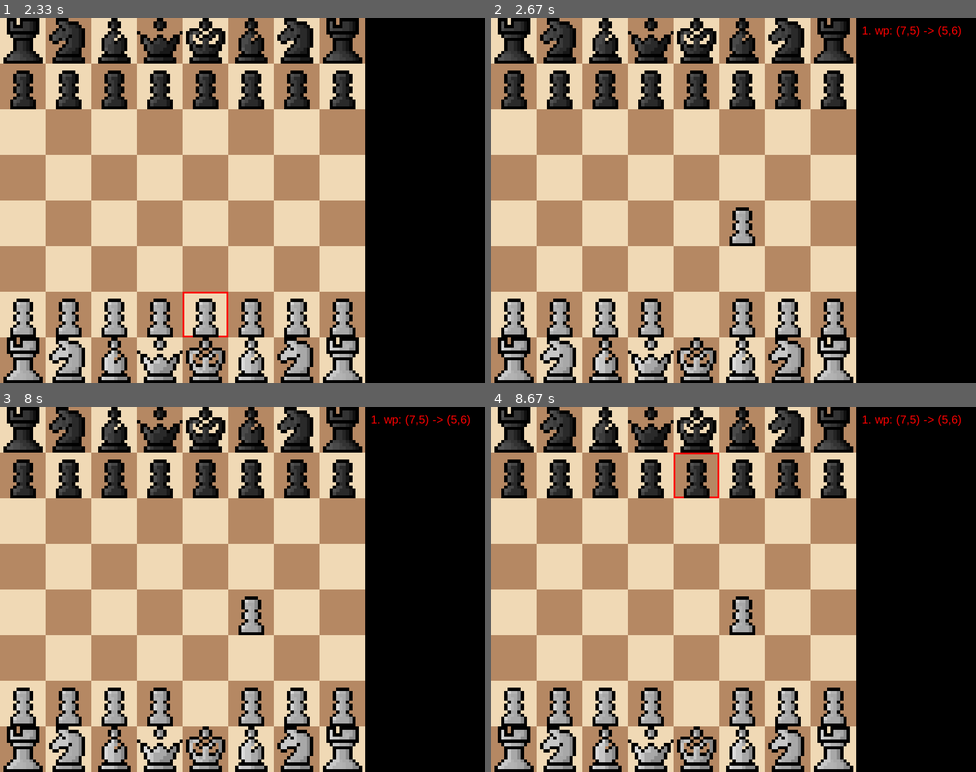
Above: before the commit, frames 1-4 (two rows, left to right).
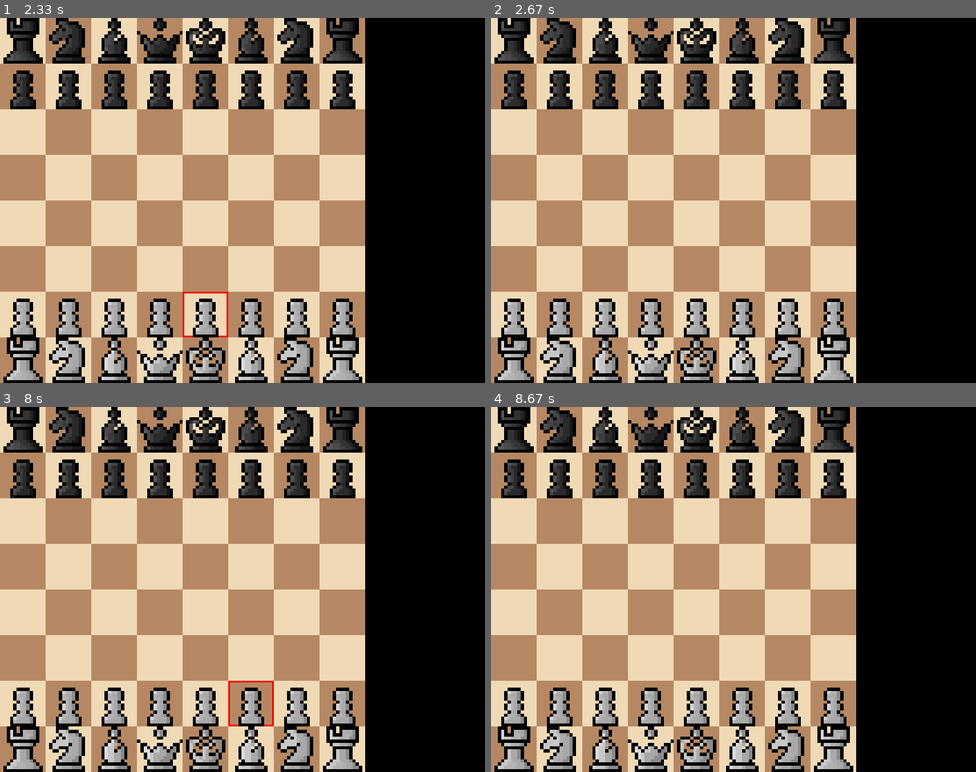
Above: after the commit, the same moments.

Repository: angel0n/chess_pygame
Game: pygame game, started from main.py
The game is run twice, just before and just after one commit, with the same random seed, the same clock (stepped at 60 frames per second) and the same inputs.
Inputs (mouse positions are in pixels of both pictures, inside the frame that each line leads up to):
- Up to frame 1 (2.33 s): click (242, 200) at 0.38 s; click (218, 295) at 2.22 s
- Up to frame 2 (2.67 s): click (733, 244) at 2.55 s
- Up to frame 3 (8 s): click (271, 691) at 7.72 s
- Up to frame 4 (8.67 s): click (820, 709) at 8.05 s; click (704, 480) at 8.38 s

Frame 1 is identical in both runs. In frame 2, 1.0% of the frame differs, in the area x 39-97%, y 2-88%; in frame 3, 1.2%; in frame 4, 1.2%.

Commit message:
peaw moves

Diff:
--- a/main.py
+++ b/main.py
@@ -30,6 +30,7 @@
     screen.fill((0, 0, 0))
     draw_board(screen, gs.board,gs)
     draw_log_moves(screen, gs)
+    gs.get_moves_possibles()
     pygame.display.flip()
 
 pygame.quit()
--- /dev/null
+++ b/moves_possibles.py
@@ -0,0 +1,41 @@
+from move import Move
+
+def get_moves_peaw(board: list[list[str]], start_row: int, start_col: int):
+    piece = board[start_row][start_col]
+    moves = []
+    if(piece[0] == "w"):
+        if(start_row == 6):
+            if(board[start_row - 1][start_col] == ""):
+                moves.append(str(Move(start_row, start_col,start_row - 1, start_col, board)))
+                if(board[start_row - 2][start_col] == ""):
+                    moves.append(str(Move(start_row, start_col,start_row - 2, start_col, board)))
+        else:
+            if(start_row - 1 >= 0 and board[start_row - 1][start_col] == ""):
+                moves.append(str(Move(start_row, start_col,start_row - 1, start_col, board)))
+
+        if((start_col - 1 >= 0 and start_row - 1 >= 0) and board[start_row - 1][start_col - 1] != "" and board[start_row - 1][start_col - 1][0] == "b"):
+             moves.append(str(Move(start_row, start_col,start_row - 1, start_col - 1, board)))
+        if((start_col + 1 < 8 and start_row - 1 >= 0) and board[start_row - 1][start_col + 1] != "" and board[start_row - 1][start_col + 1][0] == "b"):
+             moves.append(str(Move(start_row, start_col,start_row - 1, start_col + 1, board)))
+    else:
+        if(start_row == 1):
+            if(board[start_row + 1][start_col] == ""):
+                moves.append(str(Move(start_row, start_col,start_row + 1, start_col, board)))
+                if(board[start_row + 2][start_col] == ""):
+                    moves.append(str(Move(start_row, start_col,start_row + 2, start_col,board)))
+        else:
+            if(start_row + 1 <= 7 and board[start_row + 1][start_col] == ""):
+                moves.append(str(Move(start_row, start_col,start_row + 1, start_col,board)))
+
+        if((start_col - 1 >= 0 and start_row + 1 < 8) and board[start_row + 1][start_col - 1] != "" and board[start_row + 1][start_col - 1][0] == "w"):
+             moves.append(str(Move(start_row, start_col,start_row + 1, start_col - 1, board)))
+        if((start_col + 1 < 8 and start_row + 1 < 8) and board[start_row + 1][start_col + 1] != "" and board[start_row + 1][start_col + 1][0] == "w"):
+             moves.append(str(Move(start_row, start_col,start_row + 1, start_col + 1, board)))
+
+    return moves
+
+
+get_moves_possibles_piece = {
+    "wp": get_moves_peaw,
+    "bp": get_moves_peaw,
+}
--- a/state.py
+++ b/state.py
@@ -1,5 +1,5 @@
 from move import Move
-
+from moves_possibles import get_moves_possibles_piece
 class GameState:
     def __init__(self):
         self.board =[
@@ -15,6 +15,7 @@
         self.turn_of_white = True
         self.move_logs = []
         self.move = None
+        self.moves_possibles = []
 
     def select_pieces(self, row, col):
         if(self.move == None):
@@ -29,14 +30,28 @@
         else:
             end_piece = self.board[row][col]
             if(end_piece != "" and end_piece[0] == self.move.piece_moved[0]):
+                self.move = Move(row, col, None, None, self.board)
                 return
             self.move.end_row = row
             self.move.end_col = col
             self.move_piece()
 
     def move_piece(self):
+        print(str(self.move))
+        print(len(self.moves_possibles))
+        if(str(self.move) not in self.moves_possibles):
+            self.move = None
+            return
         self.board[self.move.start_row][self.move.start_col] = ""
         self.board[self.move.end_row][self.move.end_col] = self.move.piece_moved
         self.move_logs.append(self.move)
         self.move = None
         self.turn_of_white = not self.turn_of_white
+
+    def get_moves_possibles(self):
+        self.moves_possibles = []
+        for row in range(8):
+            for col in range(8):
+                if(self.board[row][col] != "" and (self.board[row][col] == "wp" or self.board[row][col] == "bp")):
+                    moves = get_moves_possibles_piece[self.board[row][col]](self.board, row, col)
+                    self.moves_possibles.extend(moves)
